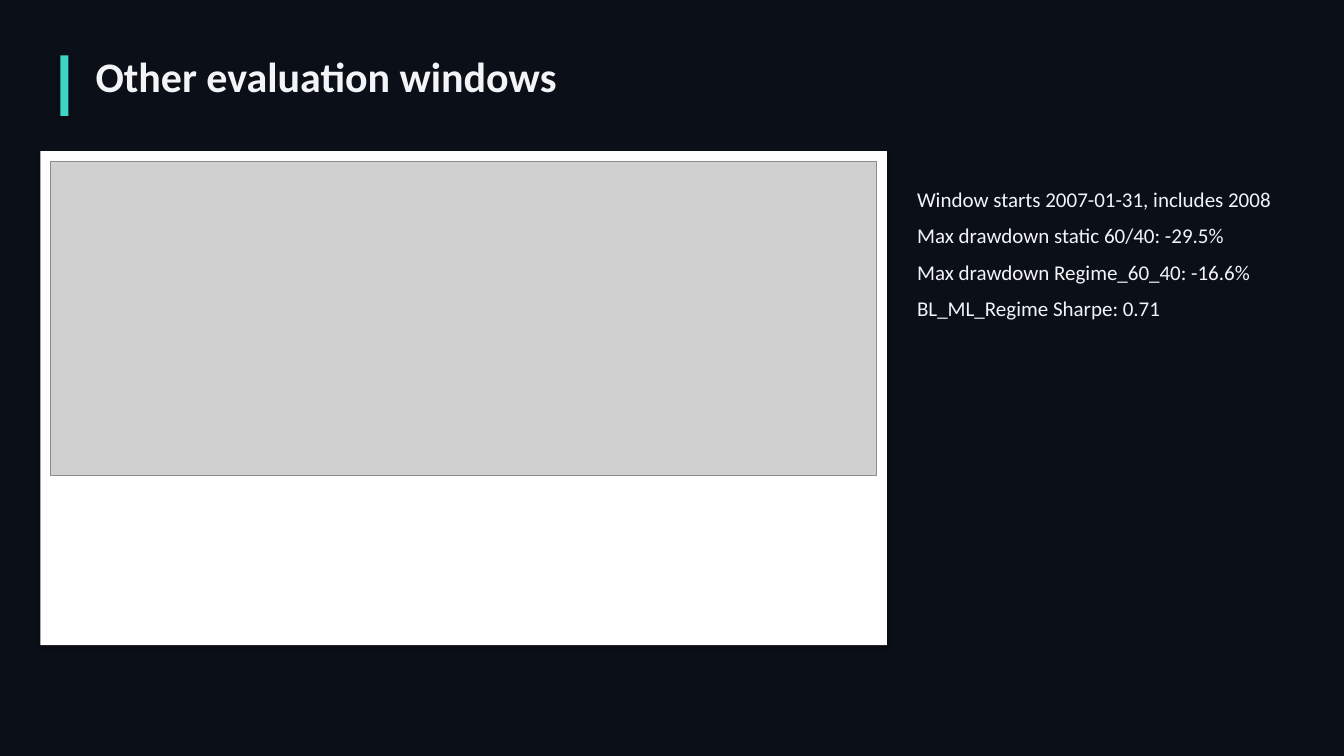
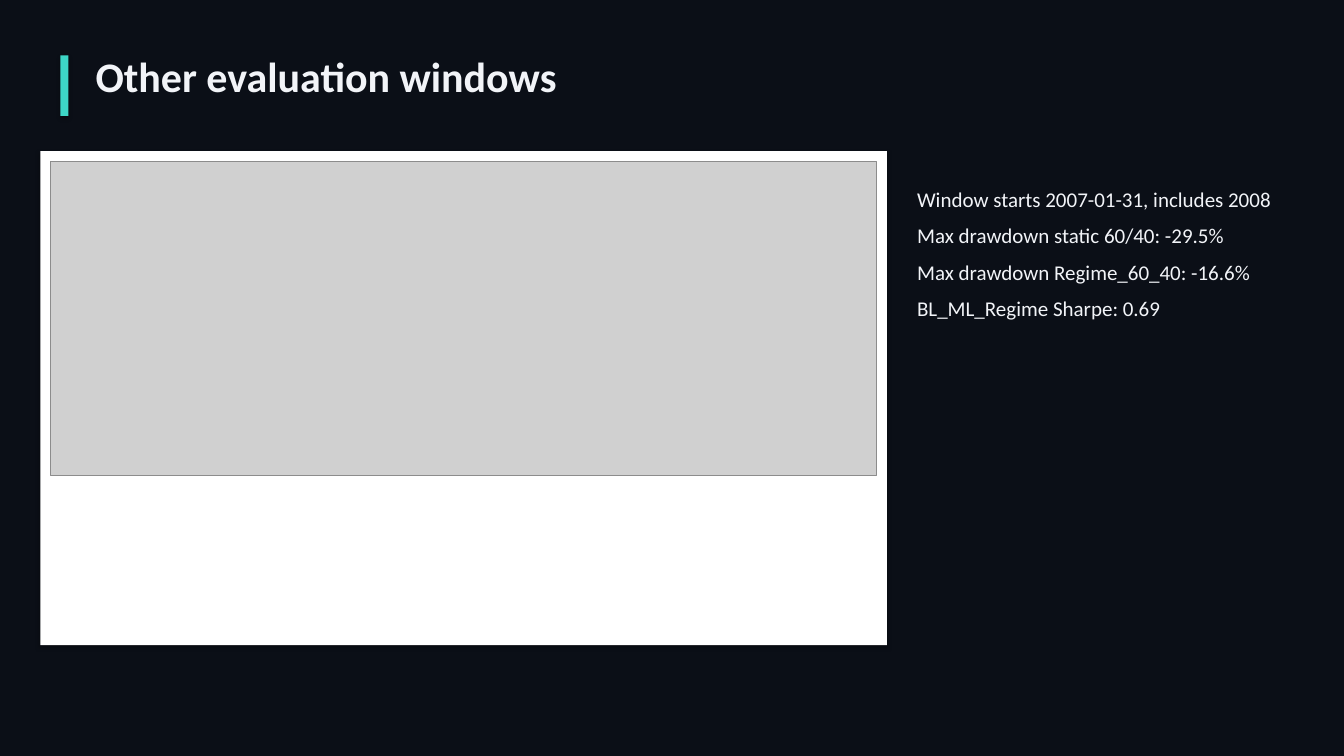
Before and after one commit to QuantSingularity/Kairos, a slide deck: slide 12 of reports/Kairos_Deck.pptx. Drawn at 1344x756 pixels with LibreOffice and Linux fonts; fonts in the diff are those of the drawing; grey boxes stand for pictures. Boxes give left, top, right and bottom in pixels: in the first picture for what was removed or moved away, otherwise in the second. Text is boxed around its words. In the diff, an @@ line names an element or a change of style, - is before the commit and + after.

```diff
--- a/reports/Kairos_Deck.pptx
+++ b/reports/Kairos_Deck.pptx
@@ text at (x1=917, y1=301, x2=1160, y2=320): text changed @@
-BL_ML_Regime Sharpe: 0.71
+BL_ML_Regime Sharpe: 0.69
```
Also in this commit, not shown: 8 other slides changed, 57 other files.
